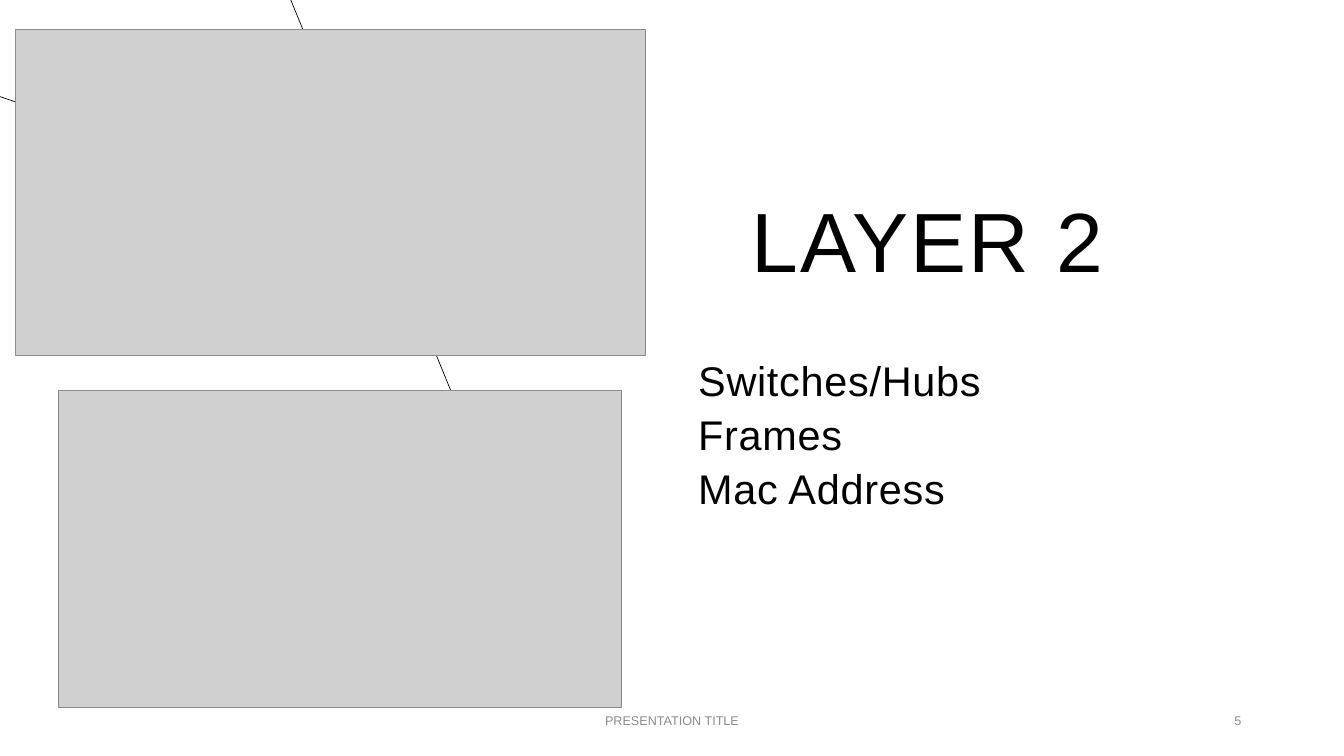
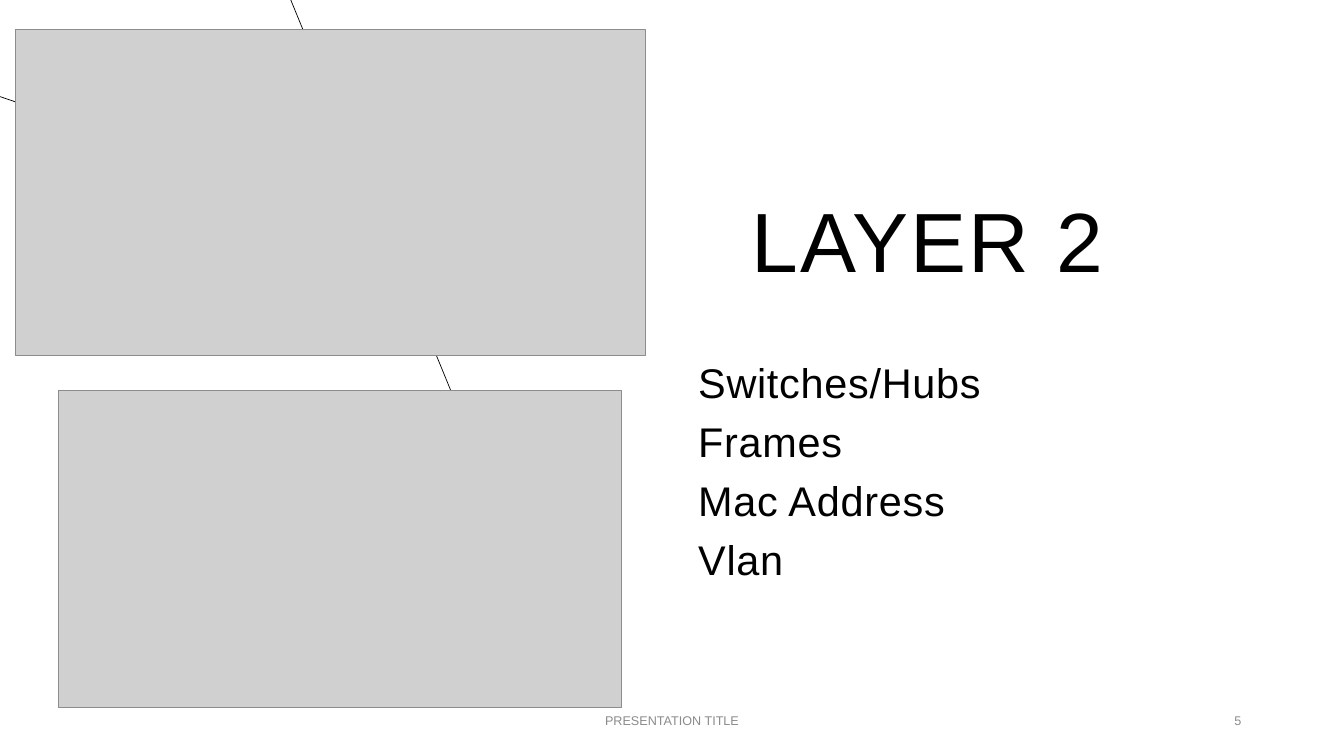
Before and after one commit to jphed/Sem4ULSA, a slide deck: slide 5 of Redes/REDES.pptx. Drawn at 1344x756 pixels with LibreOffice and Linux fonts; fonts in the diff are those of the drawing; grey boxes stand for pictures. Boxes give left, top, right and bottom in pixels: in the first picture for what was removed or moved away, otherwise in the second. Text is boxed around its words. In the diff, an @@ line names an element or a change of style, - is before the commit and + after.

```diff
--- a/Redes/REDES.pptx
+++ b/Redes/REDES.pptx
@@ text at [698, 368, 980, 517]: line spacing 0.8 to 0.9 @@
@@ text at [698, 545, 783, 576]: paragraph added @@
+Vlan
```
Also in this commit, not shown: 2 other files.
